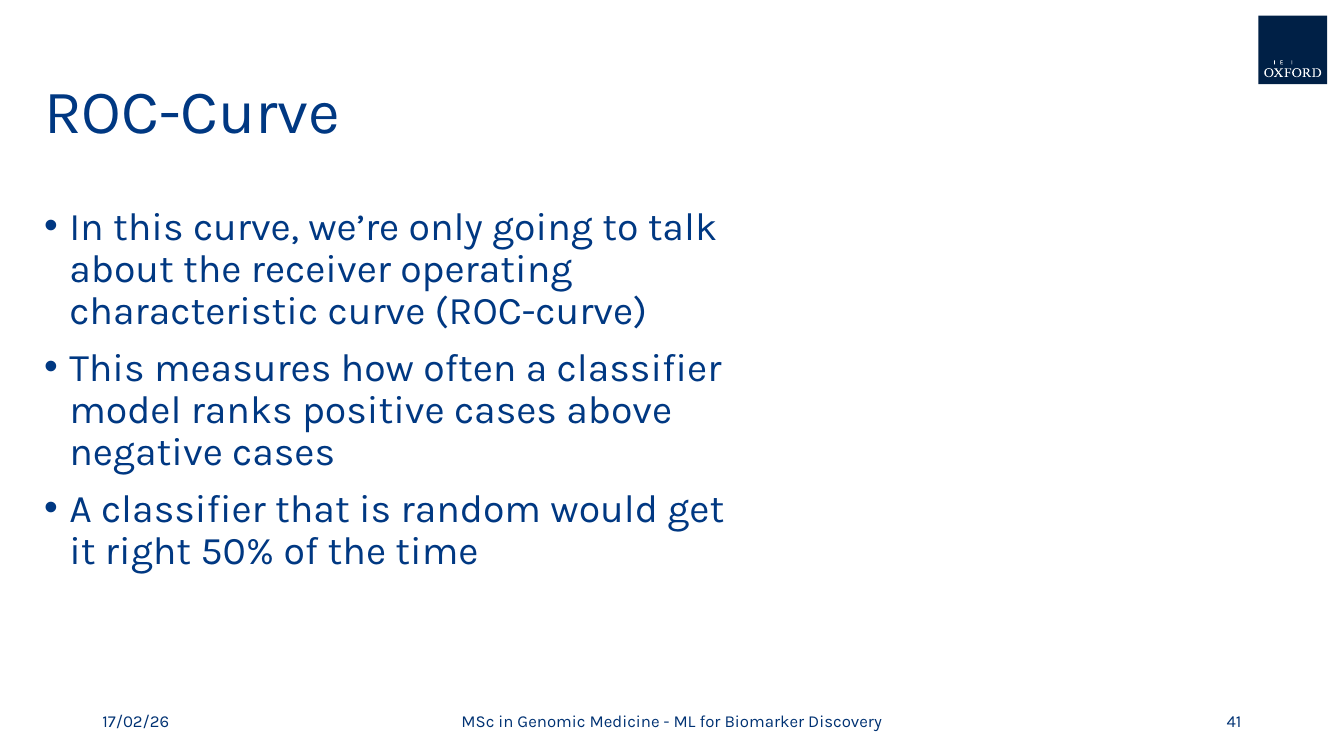
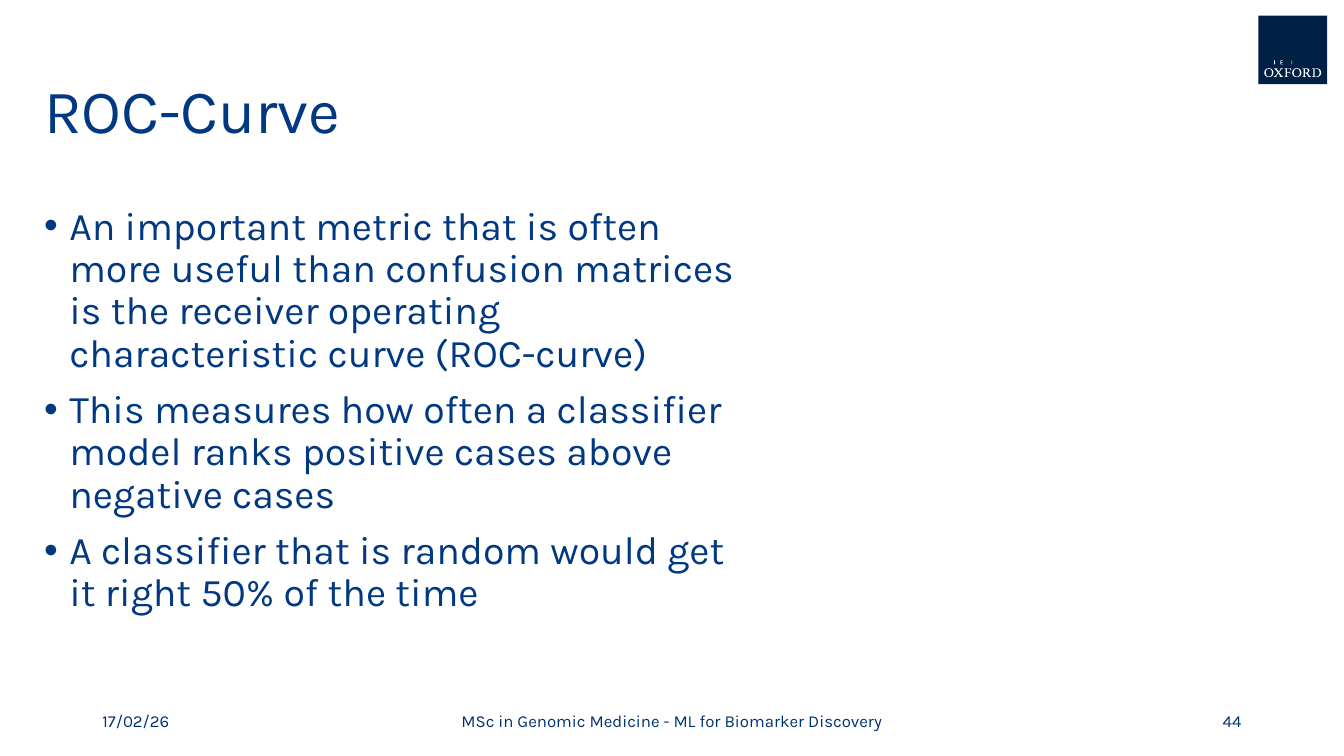
Before and after one commit to griffinfarrow/ML_for_Biomarker_Discovery, a slide deck: slide 44 of ml_for_biomarker_discovery.pptx (slide 41 before the commit). Drawn at 1344x756 pixels with LibreOffice and Linux fonts; fonts in the diff are those of the drawing; background and template pictures are left out. Boxes give left, top, right and bottom in pixels: in the first picture for what was removed or moved away, otherwise in the second. Text is boxed around its words. In the diff, an @@ line names an element or a change of style, - is before the commit and + after.

Commit message:
update slides

```diff
--- a/ml_for_biomarker_discovery.pptx
+++ b/ml_for_biomarker_discovery.pptx
@@ text at bbox=[69, 213, 734, 372]: text changed @@
-• In this curve, we’re only going to talk about the receiver operating characteristic curve (ROC-curve)
+• An important metric that is often more useful than confusion matrices is the receiver operating characteristic curve (ROC-curve)
@@ page number at bbox=[1223, 716, 1242, 727]: text changed @@
-41
+44
```
Also in this commit, not shown: 4 other slides changed, 3 slides added.
